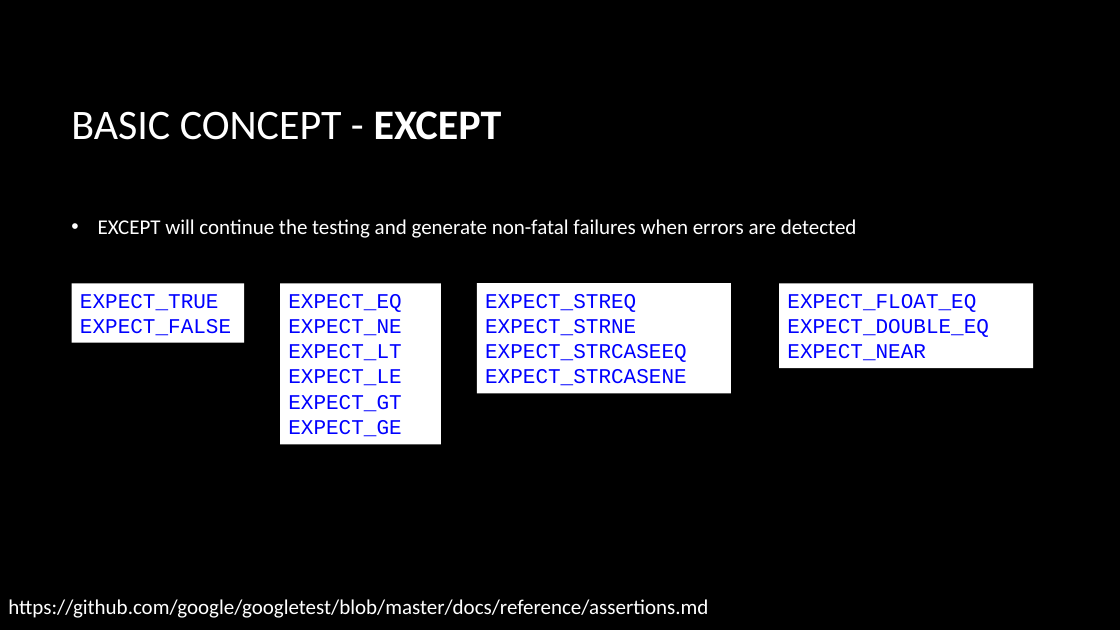
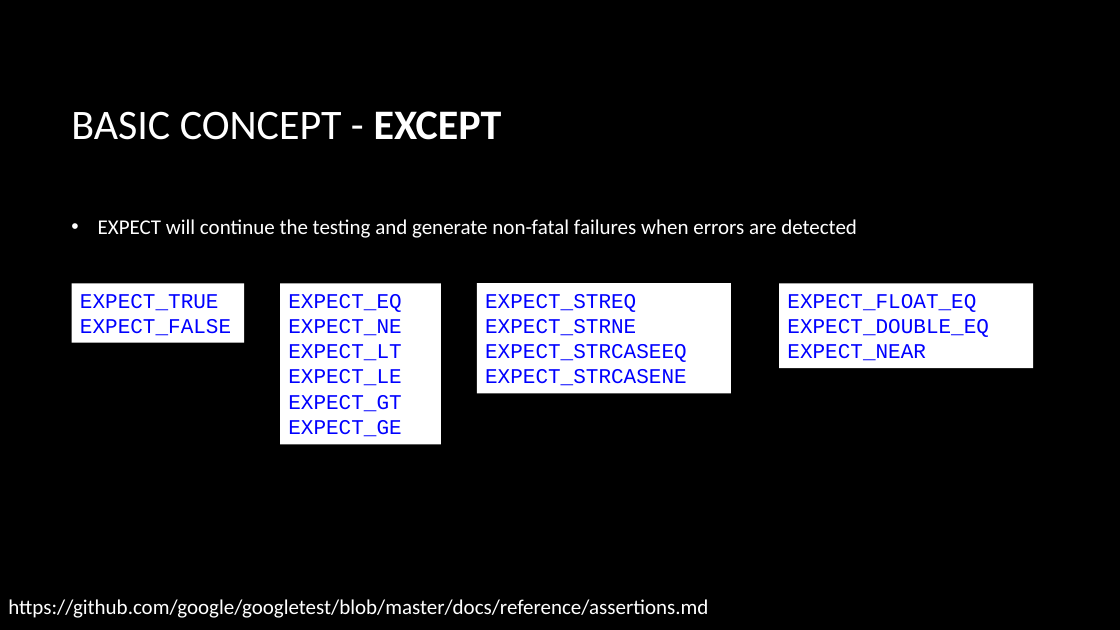
Before and after one commit to CNOCycle/cpp_tutorial, a slide deck: slide 10 of lab04-googletest/00-lab04.pptx. Drawn at 1120x630 pixels with LibreOffice and Linux fonts; fonts in the diff are those of the drawing; background and template pictures are left out. Boxes give left, top, right and bottom in pixels: in the first picture for what was removed or moved away, otherwise in the second. Text is boxed around its words. In the diff, an @@ line names an element or a change of style, - is before the commit and + after.

```diff
--- a/lab04-googletest/00-lab04.pptx
+++ b/lab04-googletest/00-lab04.pptx
@@ text at [98,219,857,238]: text changed @@
-• EXCEPT will continue the testing and generate non-fatal failures when errors are detected
+• EXPECT will continue the testing and generate non-fatal failures when errors are detected
```
Also in this commit, not shown: 3 other slides changed.
